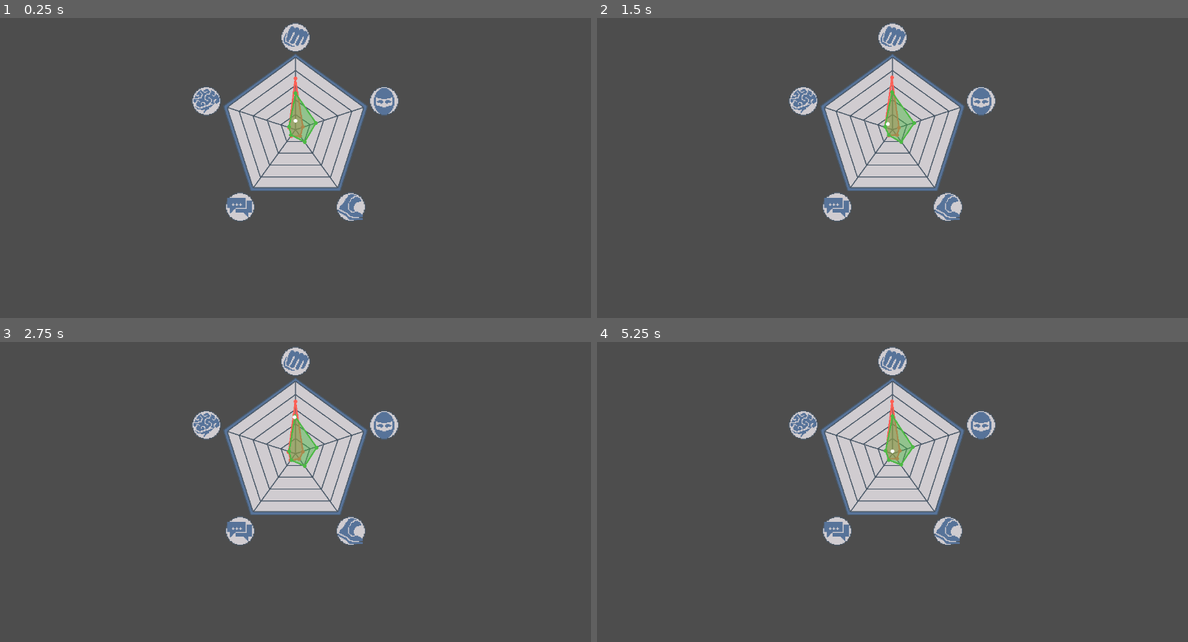
Above: before the commit, frames 1-4 (two rows, left to right).
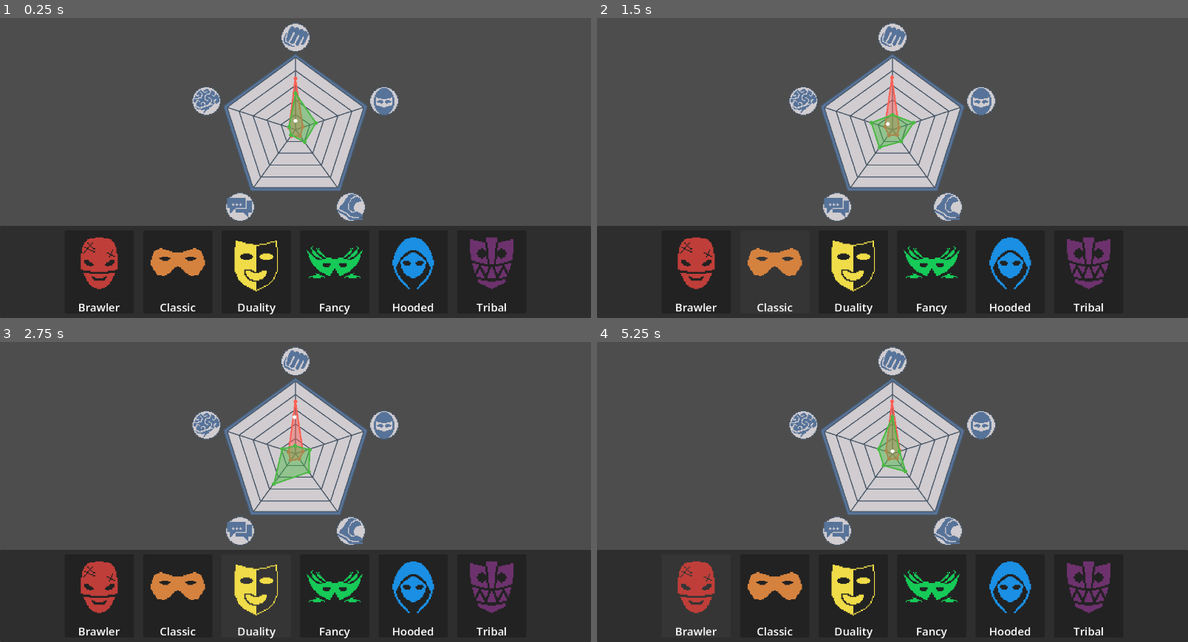
Above: after the commit, the same moments.

Repository: jakedruth/GGJ_2026
Game: Godot game, scene res://Scenes/DispatchScreen.tscn
Two runs of this game, one before a commit and one after it. Both use one fixed random seed, a clock stepped at 60 frames per second and the inputs below.
Inputs (mouse positions are in pixels of both pictures, inside the frame that each line leads up to):
- Up to frame 1 (0.25 s): no input
- Up to frame 2 (1.5 s): click (697, 273) at 0.52 s; click (774, 273) at 1.27 s
- Up to frame 3 (2.75 s): click (254, 597) at 2.02 s
- Up to frame 4 (5.25 s): click (933, 597) at 2.77 s; click (1010, 597) at 3.52 s; click (1087, 597) at 4.27 s; click (697, 597) at 5.02 s

The runs differ from the first frame. In frame 1, 31% of the frame differs, in the area x 0-100%, y 69-100%; in frame 2, 29%; in frame 3, 29%; in frame 4, 29%.

Commit message:
Implemented thieves

Diff:
--- /dev/null
+++ b/Resources/Thieves/thief_01.tres
@@ -0,0 +1,25 @@
+[gd_resource type="Resource" script_class="Thief" format=3 uid="uid://cwlejqvkmhrle"]
+
+[ext_resource type="Script" uid="uid://3eow750u7o47" path="res://Scripts/Thieves/ability.gd" id="1_f6etm"]
+[ext_resource type="Texture2D" uid="uid://bycg0omv6uw0w" path="res://Resources/Masks/brawler.png" id="2_2spe7"]
+[ext_resource type="Script" uid="uid://bk7ko22ww1ya6" path="res://Scripts/Thieves/thief.gd" id="2_7wyx4"]
+[ext_resource type="Script" uid="uid://ytpjxfbw0q4q" path="res://Scripts/Stats/StatBlock.gd" id="4_85o31"]
+
+[sub_resource type="Resource" id="Resource_2spe7"]
+script = ExtResource("4_85o31")
+_data = Dictionary[int, int]({
+0: 5,
+1: 1,
+2: 3,
+3: 2,
+4: 2
+})
+metadata/_custom_type_script = "uid://ytpjxfbw0q4q"
+
+[resource]
+script = ExtResource("2_7wyx4")
+name = "Brawler"
+stat_block = SubResource("Resource_2spe7")
+mask = ExtResource("2_2spe7")
+color = Color(0.7529412, 0.24313726, 0.22352941, 1)
+metadata/_custom_type_script = "uid://bk7ko22ww1ya6"
--- /dev/null
+++ b/Resources/Thieves/thief_02.tres
@@ -0,0 +1,25 @@
+[gd_resource type="Resource" script_class="Thief" format=3 uid="uid://dsq18m5yihy12"]
+
+[ext_resource type="Script" uid="uid://3eow750u7o47" path="res://Scripts/Thieves/ability.gd" id="1_2qhef"]
+[ext_resource type="Texture2D" uid="uid://ygvsxp0tq8yj" path="res://Resources/Masks/classic.png" id="2_2qhef"]
+[ext_resource type="Script" uid="uid://bk7ko22ww1ya6" path="res://Scripts/Thieves/thief.gd" id="3_bmfti"]
+[ext_resource type="Script" uid="uid://ytpjxfbw0q4q" path="res://Scripts/Stats/StatBlock.gd" id="4_4omop"]
+
+[sub_resource type="Resource" id="Resource_ffx8v"]
+script = ExtResource("4_4omop")
+_data = Dictionary[int, int]({
+0: 2,
+1: 3,
+2: 2,
+3: 3,
+4: 3
+})
+metadata/_custom_type_script = "uid://ytpjxfbw0q4q"
+
+[resource]
+script = ExtResource("3_bmfti")
+name = "Classic"
+stat_block = SubResource("Resource_ffx8v")
+mask = ExtResource("2_2qhef")
+color = Color(0.8352941, 0.50980395, 0.24705882, 1)
+metadata/_custom_type_script = "uid://bk7ko22ww1ya6"
--- /dev/null
+++ b/Resources/Thieves/thief_03.tres
@@ -0,0 +1,25 @@
+[gd_resource type="Resource" script_class="Thief" format=3 uid="uid://hw457km2xbuf"]
+
+[ext_resource type="Script" uid="uid://3eow750u7o47" path="res://Scripts/Thieves/ability.gd" id="1_1jwlf"]
+[ext_resource type="Texture2D" uid="uid://hoeps7ekl7ad" path="res://Resources/Masks/duality.png" id="2_1jwlf"]
+[ext_resource type="Script" uid="uid://bk7ko22ww1ya6" path="res://Scripts/Thieves/thief.gd" id="3_xrpxo"]
+[ext_resource type="Script" uid="uid://ytpjxfbw0q4q" path="res://Scripts/Stats/StatBlock.gd" id="4_2abuy"]
+
+[sub_resource type="Resource" id="Resource_gtck3"]
+script = ExtResource("4_2abuy")
+_data = Dictionary[int, int]({
+0: 1,
+1: 2,
+2: 3,
+3: 5,
+4: 2
+})
+metadata/_custom_type_script = "uid://ytpjxfbw0q4q"
+
+[resource]
+script = ExtResource("3_xrpxo")
+name = "Duality"
+stat_block = SubResource("Resource_gtck3")
+mask = ExtResource("2_1jwlf")
+color = Color(0.9411765, 0.8627451, 0.28235295, 1)
+metadata/_custom_type_script = "uid://bk7ko22ww1ya6"
--- /dev/null
+++ b/Resources/Thieves/thief_04.tres
@@ -0,0 +1,25 @@
+[gd_resource type="Resource" script_class="Thief" format=3 uid="uid://cmmlev1k50nf1"]
+
+[ext_resource type="Script" uid="uid://3eow750u7o47" path="res://Scripts/Thieves/ability.gd" id="1_f1k0h"]
+[ext_resource type="Texture2D" uid="uid://dqj6ythp1cwcg" path="res://Resources/Masks/fancy.png" id="2_f1k0h"]
+[ext_resource type="Script" uid="uid://bk7ko22ww1ya6" path="res://Scripts/Thieves/thief.gd" id="3_k7783"]
+[ext_resource type="Script" uid="uid://ytpjxfbw0q4q" path="res://Scripts/Stats/StatBlock.gd" id="4_qi20g"]
+
+[sub_resource type="Resource" id="Resource_3w0y8"]
+script = ExtResource("4_qi20g")
+_data = Dictionary[int, int]({
+0: 1,
+1: 2,
+2: 2,
+3: 5,
+4: 3
+})
+metadata/_custom_type_script = "uid://ytpjxfbw0q4q"
+
+[resource]
+script = ExtResource("3_k7783")
+name = "Fancy"
+stat_block = SubResource("Resource_3w0y8")
+mask = ExtResource("2_f1k0h")
+color = Color(0.08627451, 0.7921569, 0.34509805, 1)
+metadata/_custom_type_script = "uid://bk7ko22ww1ya6"
--- /dev/null
+++ b/Resources/Thieves/thief_05.tres
@@ -0,0 +1,25 @@
+[gd_resource type="Resource" script_class="Thief" format=3 uid="uid://cuft1exrd1q5u"]
+
+[ext_resource type="Script" uid="uid://3eow750u7o47" path="res://Scripts/Thieves/ability.gd" id="1_pm8br"]
+[ext_resource type="Texture2D" uid="uid://csr6bna7dk1h6" path="res://Resources/Masks/hooded.png" id="2_pm8br"]
+[ext_resource type="Script" uid="uid://bk7ko22ww1ya6" path="res://Scripts/Thieves/thief.gd" id="3_i0qbl"]
+[ext_resource type="Script" uid="uid://ytpjxfbw0q4q" path="res://Scripts/Stats/StatBlock.gd" id="4_hgk4v"]
+
+[sub_resource type="Resource" id="Resource_xf3dm"]
+script = ExtResource("4_hgk4v")
+_data = Dictionary[int, int]({
+0: 2,
+1: 5,
+2: 2,
+3: 1,
+4: 3
+})
+metadata/_custom_type_script = "uid://ytpjxfbw0q4q"
+
+[resource]
+script = ExtResource("3_i0qbl")
+name = "Hooded"
+stat_block = SubResource("Resource_xf3dm")
+mask = ExtResource("2_pm8br")
+color = Color(0.101960786, 0.56078434, 0.8901961, 1)
+metadata/_custom_type_script = "uid://bk7ko22ww1ya6"
--- /dev/null
+++ b/Resources/Thieves/thief_06.tres
@@ -0,0 +1,25 @@
+[gd_resource type="Resource" script_class="Thief" format=3 uid="uid://cocm255nbcfce"]
+
+[ext_resource type="Script" uid="uid://3eow750u7o47" path="res://Scripts/Thieves/ability.gd" id="1_c1q07"]
+[ext_resource type="Texture2D" uid="uid://ccrrwmhkbgyo3" path="res://Resources/Masks/tribal.png" id="2_c1q07"]
+[ext_resource type="Script" uid="uid://bk7ko22ww1ya6" path="res://Scripts/Thieves/thief.gd" id="3_ysf3u"]
+[ext_resource type="Script" uid="uid://ytpjxfbw0q4q" path="res://Scripts/Stats/StatBlock.gd" id="4_urr4y"]
+
+[sub_resource type="Resource" id="Resource_68lkj"]
+script = ExtResource("4_urr4y")
+_data = Dictionary[int, int]({
+0: 4,
+1: 2,
+2: 4,
+3: 1,
+4: 2
+})
+metadata/_custom_type_script = "uid://ytpjxfbw0q4q"
+
+[resource]
+script = ExtResource("3_ysf3u")
+name = "Tribal"
+stat_block = SubResource("Resource_68lkj")
+mask = ExtResource("2_c1q07")
+color = Color(0.42745098, 0.19607843, 0.42745098, 1)
+metadata/_custom_type_script = "uid://bk7ko22ww1ya6"
--- a/Scenes/DispatchScreen.tscn
+++ b/Scenes/DispatchScreen.tscn
@@ -5,6 +5,7 @@
 [ext_resource type="Resource" uid="uid://l4aqudaqw4mi" path="res://Resources/quest_01.tres" id="3_5n2wf"]
 [ext_resource type="Texture2D" uid="uid://cidnjllc3u272" path="res://Resources/Pentagram.png" id="4_5n2wf"]
 [ext_resource type="PackedScene" uid="uid://88r0k1qvv4ns" path="res://Scenes/job_system.tscn" id="4_lom48"]
+[ext_resource type="PackedScene" uid="uid://bsb45ov0ysiv7" path="res://Scenes/team_manager.tscn" id="5_m6x7h"]
 [ext_resource type="Texture2D" uid="uid://baiwwwmn6ncoj" path="res://Resources/stats_icons/power-icon.png" id="5_mm37g"]
 [ext_resource type="Texture2D" uid="uid://ywkcspgwaof6" path="res://Resources/stats_icons/stealth-icon.png" id="6_8nqku"]
 [ext_resource type="Texture2D" uid="uid://ducskejc4sjn" path="res://Resources/stats_icons/speed-icon.png" id="7_fq62k"]
@@ -29,6 +30,9 @@
 ball = NodePath("TextureRect/center/Ball")
 
 [node name="JobSystem" parent="." unique_id=682539764 instance=ExtResource("4_lom48")]
+layout_mode = 1
+
+[node name="TeamManager" parent="." unique_id=1562172825 instance=ExtResource("5_m6x7h")]
 layout_mode = 1
 
 [node name="TextureRect" type="TextureRect" parent="." unique_id=387817493]
--- /dev/null
+++ b/Scenes/team_manager.tscn
@@ -0,0 +1,45 @@
+[gd_scene format=3 uid="uid://bsb45ov0ysiv7"]
+
+[ext_resource type="Script" uid="uid://wveyl4bfsy7t" path="res://Scripts/Thieves/team_manager.gd" id="1_awtw4"]
+[ext_resource type="Script" uid="uid://bk7ko22ww1ya6" path="res://Scripts/Thieves/thief.gd" id="2_msw7k"]
+[ext_resource type="PackedScene" uid="uid://cl1or1sr7x46y" path="res://Scenes/thief_mini_display.tscn" id="2_t8gj6"]
+[ext_resource type="Resource" uid="uid://cwlejqvkmhrle" path="res://Resources/Thieves/thief_01.tres" id="3_grd5n"]
+[ext_resource type="Resource" uid="uid://dsq18m5yihy12" path="res://Resources/Thieves/thief_02.tres" id="4_msw7k"]
+[ext_resource type="Resource" uid="uid://hw457km2xbuf" path="res://Resources/Thieves/thief_03.tres" id="5_1n68r"]
+[ext_resource type="Resource" uid="uid://cmmlev1k50nf1" path="res://Resources/Thieves/thief_04.tres" id="6_osgt1"]
+[ext_resource type="Resource" uid="uid://cuft1exrd1q5u" path="res://Resources/Thieves/thief_05.tres" id="7_ipoxp"]
+[ext_resource type="Resource" uid="uid://cocm255nbcfce" path="res://Resources/Thieves/thief_06.tres" id="8_38pys"]
+
+[node name="TeamManager" type="Control" unique_id=1562172825 node_paths=PackedStringArray("h_box")]
+layout_mode = 3
+anchors_preset = 15
+anchor_right = 1.0
+anchor_bottom = 1.0
+grow_horizontal = 2
+grow_vertical = 2
+script = ExtResource("1_awtw4")
+team = Array[ExtResource("2_msw7k")]([ExtResource("3_grd5n"), ExtResource("4_msw7k"), ExtResource("5_1n68r"), ExtResource("6_osgt1"), ExtResource("7_ipoxp"), ExtResource("8_38pys")])
+h_box = NodePath("PanelContainer/MarginContainer/HBoxContainer")
+thief_display = ExtResource("2_t8gj6")
+
+[node name="PanelContainer" type="PanelContainer" parent="." unique_id=1565622356]
+layout_mode = 1
+anchors_preset = 12
+anchor_top = 1.0
+anchor_right = 1.0
+anchor_bottom = 1.0
+offset_top = -200.0
+grow_horizontal = 2
+grow_vertical = 0
+
+[node name="MarginContainer" type="MarginContainer" parent="PanelContainer" unique_id=2110712907]
+layout_mode = 2
+theme_override_constants/margin_left = 10
+theme_override_constants/margin_top = 10
+theme_override_constants/margin_right = 10
+theme_override_constants/margin_bottom = 10
+
+[node name="HBoxContainer" type="HBoxContainer" parent="PanelContainer/MarginContainer" unique_id=731983571]
+layout_mode = 2
+theme_override_constants/separation = 20
+alignment = 1
--- /dev/null
+++ b/Scenes/thief_display.tscn
@@ -0,0 +1,9 @@
+[gd_scene format=3 uid="uid://ccsg7tjk5mytr"]
+
+[node name="ThiefDisplay" type="Control" unique_id=319425342]
+layout_mode = 3
+anchors_preset = 15
+anchor_right = 1.0
+anchor_bottom = 1.0
+grow_horizontal = 2
+grow_vertical = 2
--- /dev/null
+++ b/Scenes/thief_mini_display.tscn
@@ -0,0 +1,56 @@
+[gd_scene format=3 uid="uid://cl1or1sr7x46y"]
+
+[ext_resource type="Script" uid="uid://c5gqergbn80k4" path="res://Scripts/Thieves/thief_mini_display.gd" id="1_smfx5"]
+[ext_resource type="Texture2D" uid="uid://bycg0omv6uw0w" path="res://Resources/Masks/brawler.png" id="1_w2auy"]
+
+[sub_resource type="StyleBoxFlat" id="StyleBoxFlat_t8gj6"]
+bg_color = Color(0.8627451, 0.49019608, 0.23921569, 0.6156863)
+border_width_left = 3
+border_width_top = 3
+border_width_right = 3
+border_width_bottom = 3
+border_color = Color(0.8627451, 0.49019608, 0.23921569, 1)
+corner_radius_bottom_right = 5
+corner_radius_bottom_left = 5
+
+[node name="ThiefMiniDisplay" type="Button" unique_id=1588784213 node_paths=PackedStringArray("mask_texture2D", "name_label", "work_panel", "work_label")]
+custom_minimum_size = Vector2(150, 0)
+script = ExtResource("1_smfx5")
+mask_texture2D = NodePath("VBoxContainer/Mask")
+name_label = NodePath("VBoxContainer/NameLabel")
+work_panel = NodePath("VBoxContainer/Mask/WorkPanel")
+work_label = NodePath("VBoxContainer/Mask/WorkPanel/WorkLabel")
+
+[node name="VBoxContainer" type="VBoxContainer" parent="." unique_id=907331150]
+layout_mode = 1
+anchors_preset = 15
+anchor_right = 1.0
+anchor_bottom = 1.0
+grow_horizontal = 2
+grow_vertical = 2
+
+[node name="Mask" type="TextureRect" parent="VBoxContainer" unique_id=1013396324]
+custom_minimum_size = Vector2(0, 64)
+layout_mode = 2
+texture = ExtResource("1_w2auy")
+expand_mode = 4
+
+[node name="WorkPanel" type="PanelContainer" parent="VBoxContainer/Mask" unique_id=1069116187]
+layout_mode = 1
+anchors_preset = 10
+anchor_right = 1.0
+offset_bottom = 23.0
+grow_horizontal = 2
+theme_override_styles/panel = SubResource("StyleBoxFlat_t8gj6")
+
+[node name="WorkLabel" type="Label" parent="VBoxContainer/Mask/WorkPanel" unique_id=1690318985]
+layout_mode = 2
+text = "BUSY"
+horizontal_alignment = 1
+
+[node name="NameLabel" type="Label" parent="VBoxContainer" unique_id=1068227807]
+layout_mode = 2
+size_flags_vertical = 6
+theme_override_font_sizes/font_size = 24
+text = "Brawler"
+horizontal_alignment = 1
--- a/Scripts/GameManager.gd
+++ b/Scripts/GameManager.gd
@@ -36,4 +36,5 @@
 			ball.startDrag = true
 			pass
 
-	pass
+func set_current_team(team: StatBlock):
+	team_display.set_stat_block(team)
--- a/Scripts/JobSystem/job_manager.gd
+++ b/Scripts/JobSystem/job_manager.gd
@@ -32,8 +32,8 @@
 			if empty:
 				print("[", active_job_pools[i].resource_path, "]: Removing from job pool")
 				active_job_pools.remove_at(i)
-	else:
-		print("No active Job Pools to update")
+	# else:
+	# 	print("No active Job Pools to update")
 
 	if active_jobs.size() > 0:
 		for i in range(active_jobs.size() - 1, -1, -1):
--- a/Scripts/Stats/StatDisplay.gd
+++ b/Scripts/Stats/StatDisplay.gd
@@ -48,7 +48,7 @@
 	_collision_poly = sb.get_polygon();
 	for i in _collision_poly.size():
 		_collision_poly[i] *= polygon_scale
-		pass
+	_update_polygon(_collision_poly)
 
 
 func get_collision() -> PackedVector2Array:
--- /dev/null
+++ b/Scripts/Thieves/team_manager.gd
@@ -0,0 +1,30 @@
+class_name TeamManager
+extends Control
+
+@export var team: Array[Thief]
+@export var h_box: HBoxContainer
+const thief_display = preload("res://Scenes/thief_mini_display.tscn")
+
+# Called when the node enters the scene tree for the first time.
+func _ready() -> void:
+	for thief in team:
+		var display: ThiefMiniDisplay = thief_display.instantiate()
+		display.thief = thief
+		display.pressed.connect(_on_thief_pressed.bind(display))
+		h_box.add_child(display)
+		pass
+	pass # Replace with function body.
+
+
+# Called every frame. 'delta' is the elapsed time since the previous frame.
+func _process(delta: float) -> void:
+	for thief in team:
+		thief.update(delta)
+		pass
+	pass
+
+
+func _on_thief_pressed(display: ThiefMiniDisplay):
+	print("Pressed: ", display.thief.name)
+	get_parent().call("set_current_team", display.thief.stat_block)
+	pass
--- a/Scripts/Thieves/thief.gd
+++ b/Scripts/Thieves/thief.gd
@@ -25,6 +25,7 @@
 @export var stat_block: StatBlock
 @export var abilities: Array[Ability]
 @export var mask: Texture2D
+@export var color: Color = Color.RED
 
 var _health_state: HealthState = HealthState.healthy
 var _work_state: WorkState = WorkState.ready
--- /dev/null
+++ b/Scripts/Thieves/thief_mini_display.gd
@@ -0,0 +1,19 @@
+class_name ThiefMiniDisplay
+extends Button
+
+var thief: Thief
+@export var mask_texture2D: TextureRect
+@export var name_label: Label
+@export var work_panel: PanelContainer
+@export var work_label: Label
+
+# Called when the node enters the scene tree for the first time.
+func _ready() -> void:
+	mask_texture2D.texture = thief.mask
+	mask_texture2D.modulate = thief.color
+	name_label.text = thief.name
+	work_panel.visible = false
+	mouse_entered.connect(_on_mouse_entered.bind())
+
+func _on_mouse_entered() -> void:
+	grab_focus();
Binary file added: Resources/Job_Icons/beer.png
Not shown, added: Resources/Job_Icons/beer.png.import
Binary file added: Resources/Job_Icons/binoculars.png
Not shown, added: Resources/Job_Icons/binoculars.png.import
Binary file added: Resources/Job_Icons/disguise.png
Not shown, added: Resources/Job_Icons/disguise.png.import
Binary file added: Resources/Job_Icons/job_icons.aseprite
Binary file added: Resources/Job_Icons/party.png
Not shown, added: Resources/Job_Icons/party.png.import
Binary file added: Resources/Job_Icons/puzzle.png
Not shown, added: Resources/Job_Icons/puzzle.png.import
Binary file added: Resources/Job_Icons/sword.png
(and 18 more such lines)
